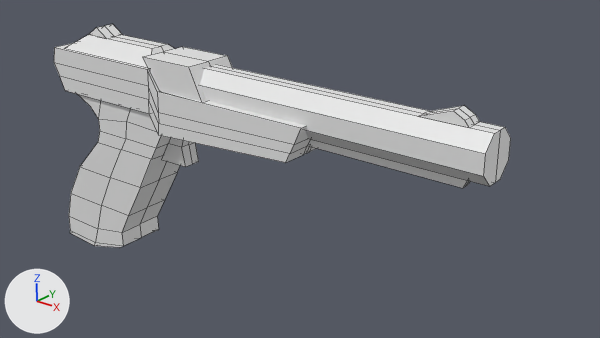
The Blender file N-ZAP.blend: old version first, new version second.
Both versions are drawn from the file's camera 'Camera'. The axes (+X, +Y, +Z) are drawn at lower left. The lights are the same throughout. Mesh edges are drawn as thin lines.

The first picture shows 'Grip.001'.
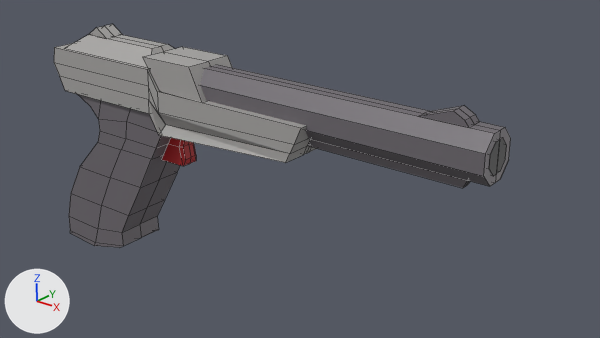
Boxes (x1, y1, x2, y2) around the edits, measured in the pictures (600 x 338 px; the box of a moved part takes in the faces that stretch with it):
part 1 of me_cube_004, added: after (489, 138, 507, 176)
part 2 of me_cube_004, moved or reshaped: before (148, 87, 293, 167); after (148, 87, 293, 166)
part 3 of me_cube_004, built on: (484, 128, 511, 186) in both
part 4 of me_cube_004, recoloured: (69, 65, 505, 247) in both
part 5 of me_cube_004, recoloured: (54, 24, 317, 162) in both

The change, as a list of edits to the scene's bpy script:
```text
Add mat_trigger:
    mat_trigger = principled_material('Trigger')
    mat_trigger.base_color = (0.479, 0.0123, 0.016)  # red #b81d22
Add mat_main:
    mat_main = principled_material('Main')
    mat_main.base_color = (0.159, 0.144, 0.162)  # grey #6f6a70
Add mat_material_003:
    mat_material_003 = principled_material('Material.003')
    mat_material_003.base_color = (0.0, 0.0, 0.0)  # black #000000
Add mat_secondary:
    mat_secondary = principled_material('Secondary')
    mat_secondary.base_color = (0.392, 0.381, 0.371)  # grey #a8a6a4
Change me_cube_004:
    used by ob_grip_001; location = (-0.09, 0.0, -0.252); scale = (0.464, 0.258, 1.03)
    verts and faces of me_cube_004; kept vertices keep their numbers, new ones are numbered from 163
    before: 112 (9.45, -0.33, 0.86) at pixel (489, 186), 114 (9.45, -0.8, 0.98) at pixel (483, 176), 116 (9.45, -0.8, 1.15) at pixel (485, 153), 118 (9.45, -0.33, 1.26) at pixel (494, 133), 140 (9.45, 0.0, 1.26) at pixel (500, 130)
    before: 142 (9.45, 0.0, 0.86) at pixel (495, 182)
    remove me_cube_004.from_pydata(...)  # 163 vertices, 116 faces; spans x -1.3..9.45, y -1.11..0.0, z -0.94..1.44
    add me_cube_004.from_pydata(...)  # 185 vertices, 130 faces; spans x -1.3..9.46, y -1.11..0.0, z -0.94..1.44
    me_cube_004 part 1: the loose piece of 12 vertices spanning x 2.73..9.45, y -0.8..0.0, z 0.86..1.26 is copied, and the copy is scaled about its middle by (0.0927, 0.646, 0.646), then moved by (3.06, 0.14, 0.0); it spans x 8.84..9.46, y -0.52..0.0, z 0.93..1.19
    me_cube_004 part 2
    4 vertices are removed from x 2.47..2.56, y -0.35..0.0, z 0.25..0.61
    6 faces are deleted
    1 vertex moves from x 2.27, y -1.11, z 0.7 to x 2.27, y -0.76, z 0.67
    8 vertices are added at x 2.39..2.56, y -0.35..0.0, z 0.25..0.61
    1 new face joins them, mat_main (grey #6f6a70)
    8 new faces join them, mat_trigger (red #b81d22)
    me_cube_004 part 3
    add delete_faces([(112, 142, 140, 118, 116, 114)])
    add for new, old in zip([*range(163, 169)], [112, 114, 116, 118, 140, 142]): verts[new] = verts[old] + (0.0, 0.0, 0.0)
    add faces += [(112, 163, 164, 114), (163, 168, 167, 166, 165, 164), (112, 142, 168, 163), (114, 164, 165, 116), (118, 166, 167, 140), (116, 165, 166, 118)]  # mat_main (grey #6f6a70)
    me_cube_004 part 4: 70 faces spanning x -1.3..9.45, y -1.01..0.0, z -0.94..1.36 switch from no material to mat_main (grey #6f6a70)
    me_cube_004 part 5: 39 faces spanning x -1.09..5.99, y -1.11..0.0, z 0.59..1.44 switch from no material to mat_secondary (grey #a8a6a4)
    add me_cube_004.materials.append(mat_trigger)  # red #b81d22
    add me_cube_004.materials.append(mat_material_003)  # black #000000
```
